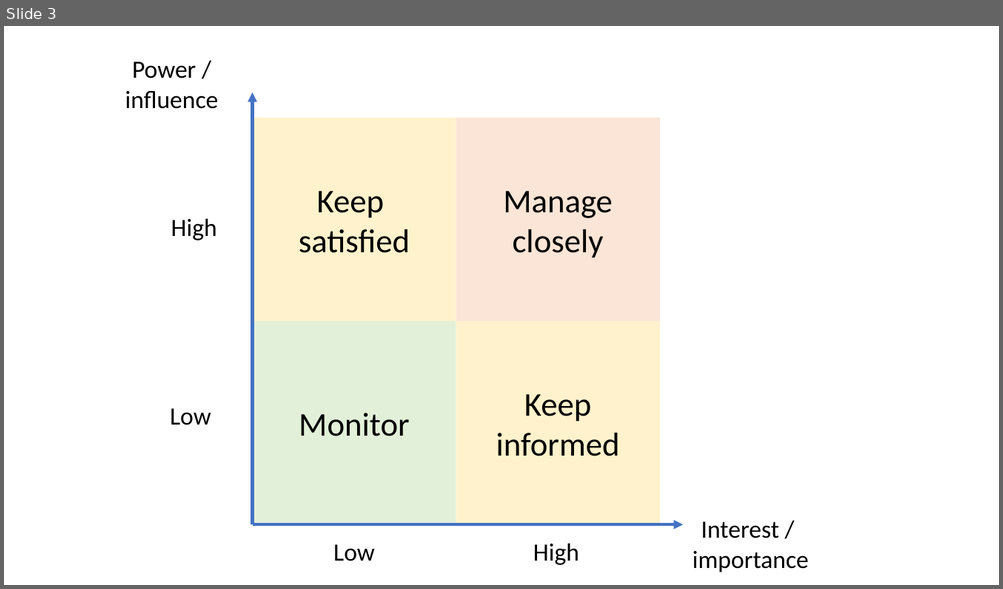
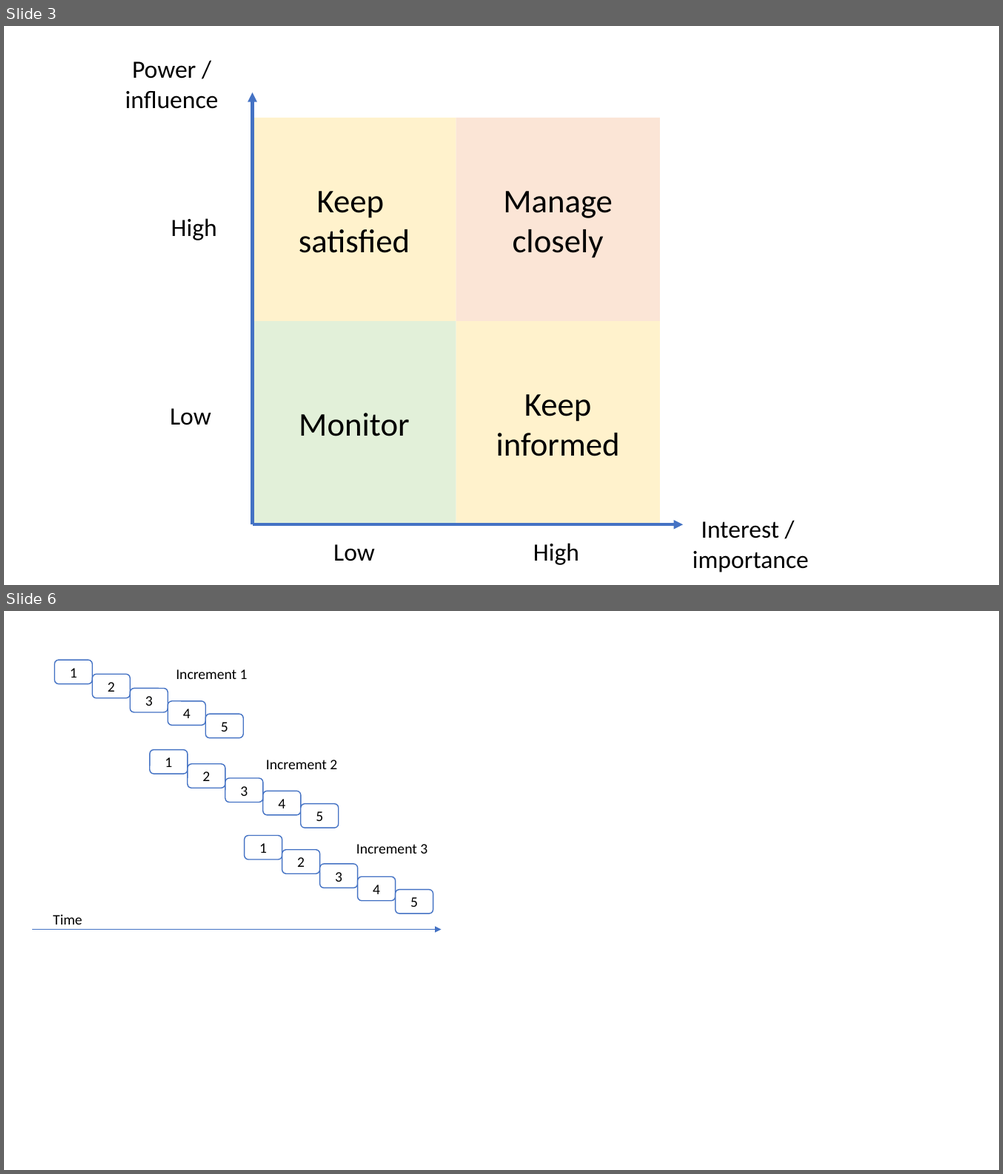
Before and after one commit to coillarach/SET09102, a slide deck: images/graphics.pptx. Shown one above the other, each under a label of ours: slide 3 before the commit, slides 3 and 6 after it; the slides between them are not shown. The pictures are 1003x589 and 1003x1174 pixels, drawn with LibreOffice and Linux fonts; fonts in the diff are those of the drawing. Boxes give left, top, right and bottom in pixels: in the first picture for what was removed or moved away, otherwise in the second. Text is boxed around its words. In the diff, an @@ line names an element or a change of style, - is before the commit and + after.

```diff
--- a/images/graphics.pptx
+++ b/images/graphics.pptx
@@ slide 6 added at [4, 611, 999, 1170], background #FFFFFF @@
@@ rounded rectangle added at [55, 661, 93, 684], fill #FFFFFF, outline #4472C4 1 pt, 14 pt, text #000000 @@
+1
@@ rounded rectangle added at [92, 675, 130, 698], fill #FFFFFF, outline #4472C4 1 pt, 14 pt, text #000000 @@
+2
@@ text added at [176, 669, 247, 679], 14 pt, text #000000 @@
+Increment 1
@@ rounded rectangle added at [130, 689, 168, 712], fill #FFFFFF, outline #4472C4 1 pt, 14 pt, text #000000 @@
+3
@@ rounded rectangle added at [168, 701, 205, 725], fill #FFFFFF, outline #4472C4 1 pt, 14 pt, text #000000 @@
+4
@@ rounded rectangle added at [205, 714, 244, 738], fill #FFFFFF, outline #4472C4 1 pt, 14 pt, text #000000 @@
+5
@@ rounded rectangle added at [150, 750, 188, 774], fill #FFFFFF, outline #4472C4 1 pt, 14 pt, text #000000 @@
+1
@@ rounded rectangle added at [188, 764, 225, 788], fill #FFFFFF, outline #4472C4 1 pt, 14 pt, text #000000 @@
+2
@@ text added at [266, 760, 337, 769], 14 pt, text #000000 @@
+Increment 2
@@ rounded rectangle added at [225, 778, 263, 802], fill #FFFFFF, outline #4472C4 1 pt, 14 pt, text #000000 @@
+3
@@ rounded rectangle added at [263, 791, 301, 815], fill #FFFFFF, outline #4472C4 1 pt, 14 pt, text #000000 @@
+4
@@ rounded rectangle added at [301, 804, 339, 828], fill #FFFFFF, outline #4472C4 1 pt, 14 pt, text #000000 @@
+5
@@ rounded rectangle added at [244, 835, 282, 860], fill #FFFFFF, outline #4472C4 1 pt, 14 pt, text #000000 @@
+1
@@ rounded rectangle added at [282, 850, 320, 874], fill #FFFFFF, outline #4472C4 1 pt, 14 pt, text #000000 @@
+2
@@ text added at [356, 844, 427, 854], 14 pt, text #000000 @@
+Increment 3
@@ rounded rectangle added at [319, 864, 358, 888], fill #FFFFFF, outline #4472C4 1 pt, 14 pt, text #000000 @@
+3
@@ rounded rectangle added at [358, 877, 395, 900], fill #FFFFFF, outline #4472C4 1 pt, 14 pt, text #000000 @@
+4
@@ rounded rectangle added at [395, 890, 433, 914], fill #FFFFFF, outline #4472C4 1 pt, 14 pt, text #000000 @@
+5
@@ text added at [53, 914, 82, 925], 14 pt, text #000000 @@
+Time
@@ arrow added from (32, 930) to (441, 930), #4472C4 1 pt @@
```
Also in this commit, not shown: 6 other slides added, 16 other files.
